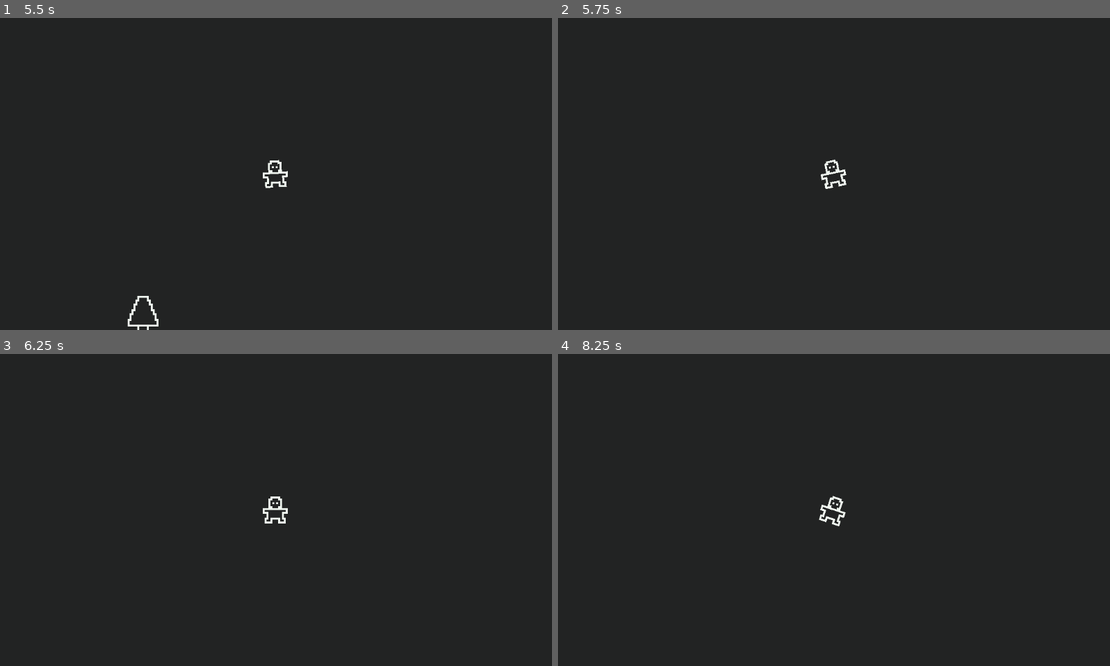
Above: before the commit, frames 1-4 (two rows, left to right).
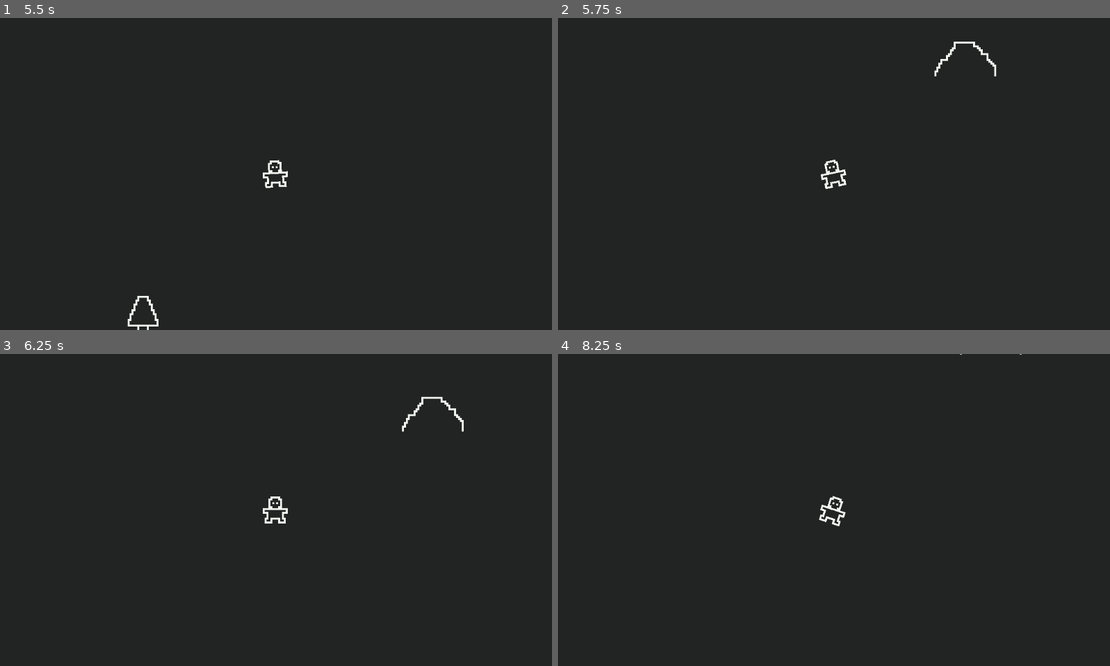
Above: after the commit, the same moments.

Repository: ArthurNaue/survival
Game: Godot game, scene res://scenes/world/root/world.tscn
The game is run twice, just before and just after one commit, with the same random seed, the same clock (stepped at 60 frames per second) and the same inputs.
Inputs (mouse positions are in pixels of both pictures, inside the frame that each line leads up to):
- Up to frame 1 (5.5 s): move the mouse to (397, 158) at 0.52 s; hold A (A) 0.53-1.28 s; tap E (E) at 0.8, 1.35, 3.8, 5.1 s; move the mouse to (165, 189) at 1.27 s; tap R (R) at 1.55, 2.1, 4.55 s; tap Enter at 2, 5 s; move the mouse to (331, 105) at 2.02 s; hold W (W) 2.03-2.78 s; move the mouse to (248, 236) at 2.77 s; tap W (W) at 2.85 s; tap A (A) at 3.05 s; tap Space at 3.5 s; move the mouse to (441, 220) at 3.52 s; hold A (A) 3.53-4.28 s; move the mouse to (104, 127) at 4.27 s; tap D (D) at 4.35 s; move the mouse to (303, 174) at 5.02 s; hold W (W) from 5.03 s (still down)
- Up to frame 2 (5.75 s): keep holding W (W)
- Up to frame 3 (6.25 s): move the mouse to (193, 432) at 5.77 s; release W (W) at 5.78 s; click (193, 432) at 5.85 s; tap A (A) at 6.05 s
- Up to frame 4 (8.25 s): tap Space at 6.5, 8 s; move the mouse to (955, 494) at 6.52 s; tap Q (Q) at 6.6 s; tap E (E) at 6.8 s; tap Enter at 7.25 s; move the mouse to (723, 525) at 7.27 s; tap R (R) at 7.35 s; move the mouse to (889, 441) at 8.02 s; hold S (S) from 8.03 s (still down)

Frame 1 is identical in both runs. In frame 2, 0.2% of the frame differs, in the area x 68-80%, y 7-19%; in frame 3, 0.2%, in the area x 72-85%, y 13-25%; in frame 4, less than 0.1%.

Commit message:
ajustei o spawn dos resource objects

Diff:
--- a/scripts/managers/constructionManager/root/constructionManager.gd
+++ b/scripts/managers/constructionManager/root/constructionManager.gd
@@ -69,6 +69,7 @@
 	tutorialText.size = Vector2(150, 50)
 	tutorialText.scale = Vector2(0.25, 0.25)
 	constructionObjectColision.set_collision_mask_value(3, true)
+	constructionObjectColision.set_collision_mask_value(5, true)
 	constructionObjectShapeColision.shape = RectangleShape2D.new()
 	constructionObjectShapeColision.shape.size = Vector2(32, 32)
 	constructionSprite.texture = object.sprite
--- a/scripts/managers/worldManager/root/worldManager.gd
+++ b/scripts/managers/worldManager/root/worldManager.gd
@@ -36,7 +36,7 @@
 		var resource = resourceObject.instantiate() as ResourceObjects
 		resource.stats = resourceObjects.pick_random()
 		var location = Vector2(randi_range(0, 1000), randi_range(0, 1000))
-		while location.distance_to(get_tree().get_first_node_in_group("player").global_position) < 200:
+		while location.distance_to(get_tree().get_first_node_in_group("player").global_position) < 200 or location.distance_to(get_world().get_node("campfire").global_position) < 200:
 			location = Vector2(randi_range(0, 1000), randi_range(0, 1000))
 		get_world().resourceObjects.add_child(resource)
 		resource.global_position = location
